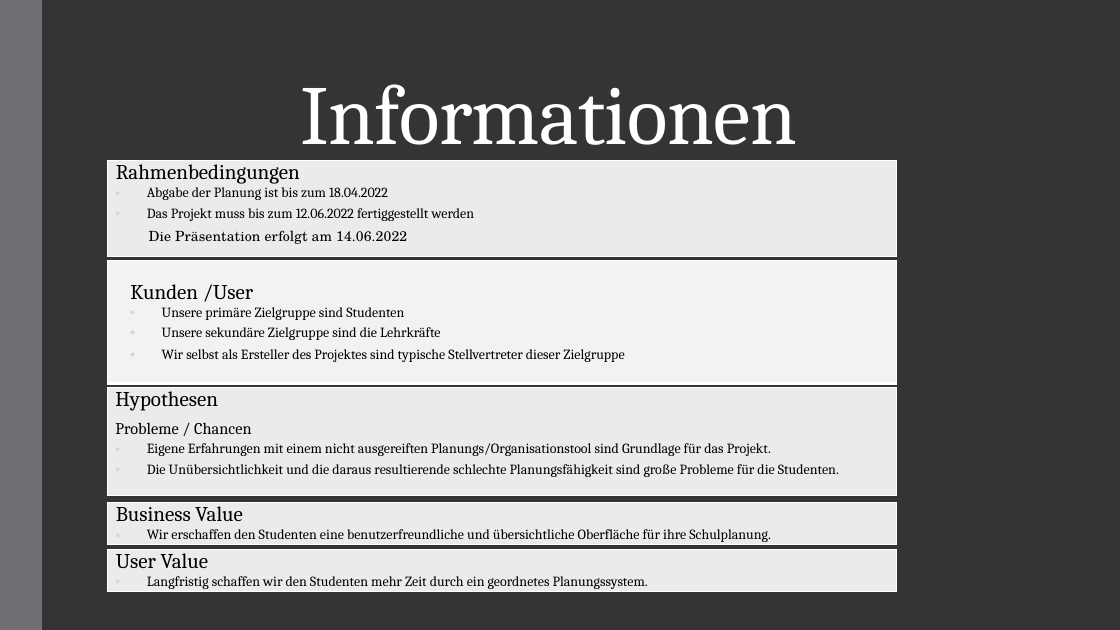
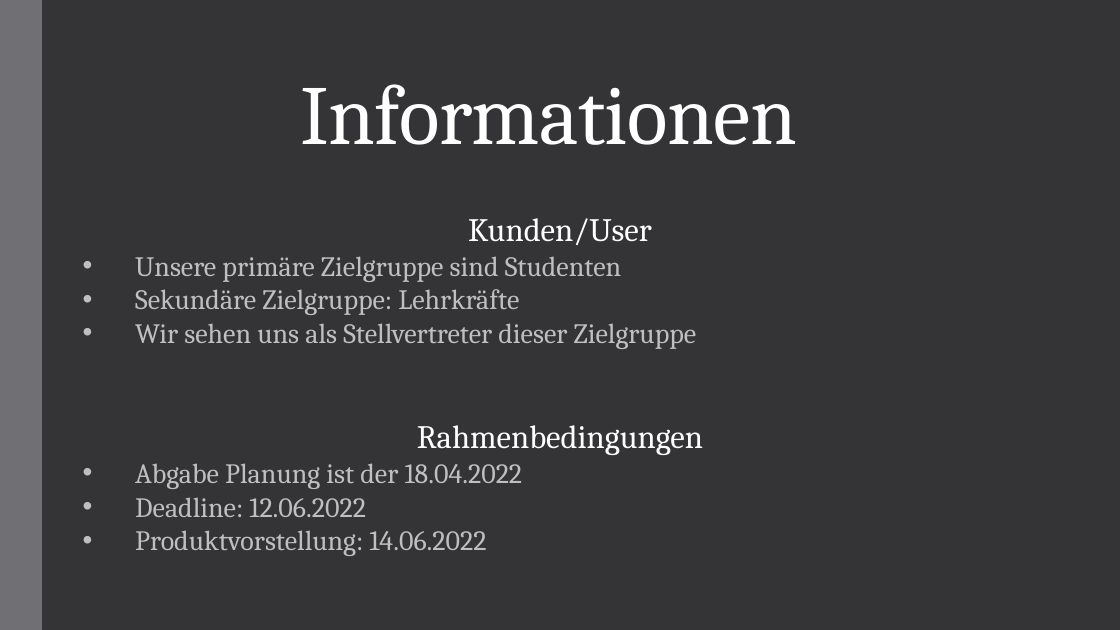
Before and after one commit to DerFish/ProjectSimpleStudies, a slide deck: slide 5 of SimpleStudies/Project SimpleStudies.pptx. Drawn at 1120x630 pixels with LibreOffice and Linux fonts; fonts in the diff are those of the drawing. Boxes give left, top, right and bottom in pixels: in the first picture for what was removed or moved away, otherwise in the second. Text is boxed around its words. In the diff, an @@ line names an element or a change of style, - is before the commit and + after.

```diff
--- a/SimpleStudies/Project SimpleStudies.pptx
+++ b/SimpleStudies/Project SimpleStudies.pptx
@@ table removed at (x1=108, y1=160, x2=897, y2=256), 1 rows, 1 columns @@
-Rahmenbedingungen / Abgabe der Planung ist bis zum 18.04.2022 / Das Projekt muss bis zum 12.06.2022 fertiggestellt werden
@@ text added at (x1=135, y1=218, x2=703, y2=556), 24 pt, text #BFBFBF @@
+Kunden/User
+• Unsere primäre Zielgruppe sind Studenten
+• Sekundäre Zielgruppe: Lehrkräfte
+• Wir sehen uns als Stellvertreter dieser Zielgruppe
+Rahmenbedingungen
+• Abgabe Planung ist der 18.04.2022
+• Deadline: 12.06.2022
+• Produktvorstellung: 14.06.2022
@@ subtitle removed at (x1=149, y1=230, x2=407, y2=244) @@
-Die Präsentation erfolgt am 14.06.2022
@@ table removed at (x1=108, y1=260, x2=897, y2=383), 1 rows, 1 columns @@
-Kunden /User / Unsere primäre Zielgruppe sind Studenten / Unsere sekundäre Zielgruppe sind die Lehrkräfte / Wir selbst als Ersteller des Projektes sind typische Stellvertreter dieser Zielgruppe
@@ table removed at (x1=108, y1=387, x2=897, y2=498), 1 rows, 1 columns @@
-Hypothesen / Probleme / Chancen / Eigene Erfahrungen mit einem nicht ausgereiften Planungs/Organisationstool sind Grundlage für das Projekt. / Die Unübersichtlichkeit und die daraus resultierende schlechte Planungsfähigkeit sind große Probleme für die Studenten.
@@ table removed at (x1=108, y1=503, x2=897, y2=546), 1 rows, 1 columns @@
-Business Value / Wir erschaffen den Studenten eine benutzerfreundliche und übersichtliche Oberfläche für ihre Schulplanung.
@@ table removed at (x1=108, y1=549, x2=897, y2=593), 1 rows, 1 columns @@
-User Value / Langfristig schaffen wir den Studenten mehr Zeit durch ein geordnetes Planungssystem.
```
Also in this commit, not shown: 4 other slides changed, 10 slides added, 15 slides removed.
